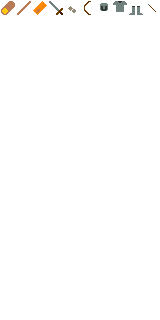
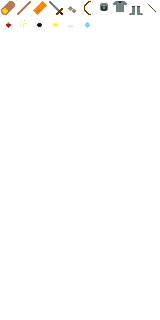
Layered file, before and after one edit (160 × 320). Changes by layer:
painted on "Items.png" over (6, 20, 90, 28)
